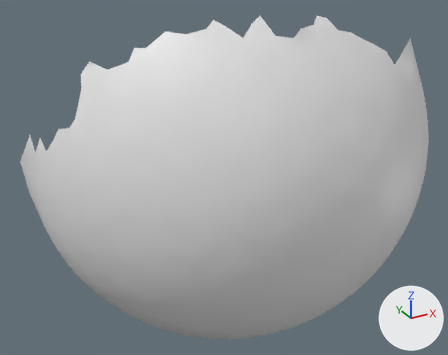
Two versions of the OBJ model res/final/projectorfocus/cleanedup/ProjectorFocus_M25.000001.obj, one commit apart.
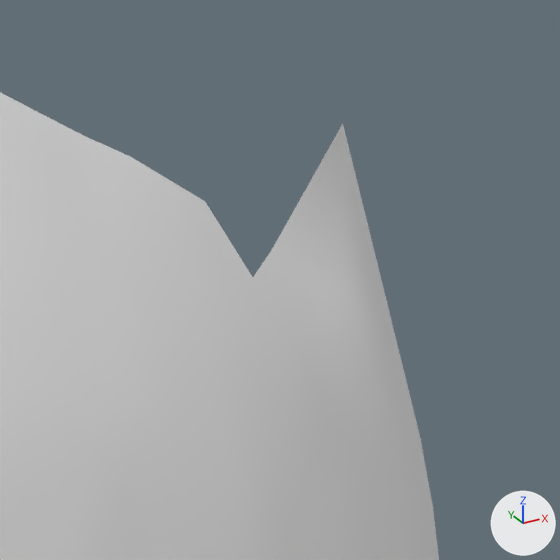
Each version appears first whole from a 50 mm lens placed at (-141.8, -190.5, 91.9), pointed at (-36.0, 1.9, -4.2), and next in a close-up on the part from 78% to 100% of the width and 5% to 32% of the height. Arrows for +X, +Y and +Z are at lower right; the lights stay in place. Where no turn or scale is listed for an object, it has been applied to the vertices.

The first close-up shows 'ProjectorFocus_M25.000001'.
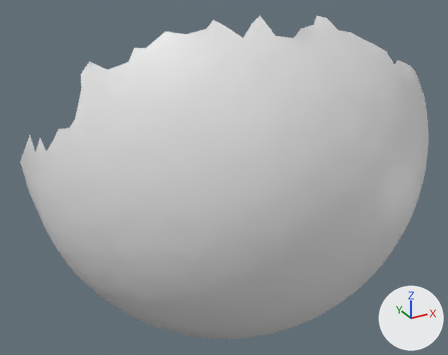
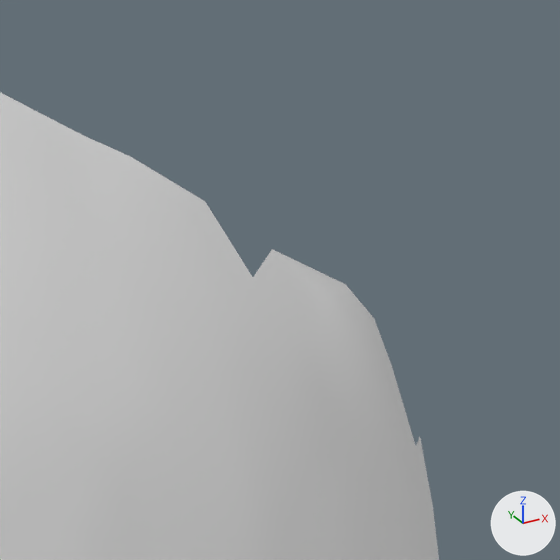
Where the change shows, as pixel boxes [x1, y1, x2, y2] in the close-ups (560 x 560 px):
part 1 of me_projectorfocus_m25_000001, deleted: before [272, 124, 420, 445]

The change, as a diff of the scene's bpy script:
```diff
--- a/res/final/projectorfocus/cleanedup/ProjectorFocus_M25.000001.obj.py
+++ b/res/final/projectorfocus/cleanedup/ProjectorFocus_M25.000001.obj.py
@@ me_projectorfocus_m25_000001 @@
 # used by ob_projectorfocus_m25_000001; location = (0.0, 0.0, 0.0)
-me_projectorfocus_m25_000001.from_pydata(...)  # 4195 vertices, 8296 faces; spans x -105.0..46.0, y -59.0..53.0, z -76.0..62.0
+me_projectorfocus_m25_000001.from_pydata(...)  # 4194 vertices, 8287 faces; spans x -105.0..46.0, y -59.0..53.0, z -76.0..62.0
+# me_projectorfocus_m25_000001 part 1
+# 1 vertex is removed from x 41.0, y -10.0, z 44.0
+# 9 faces are deleted
```
